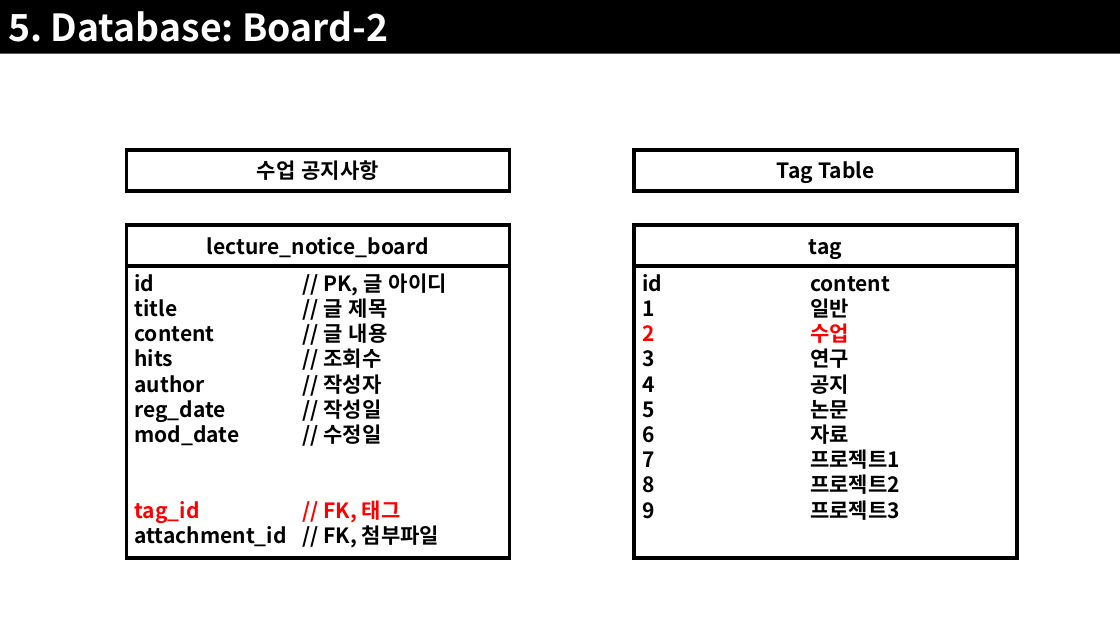
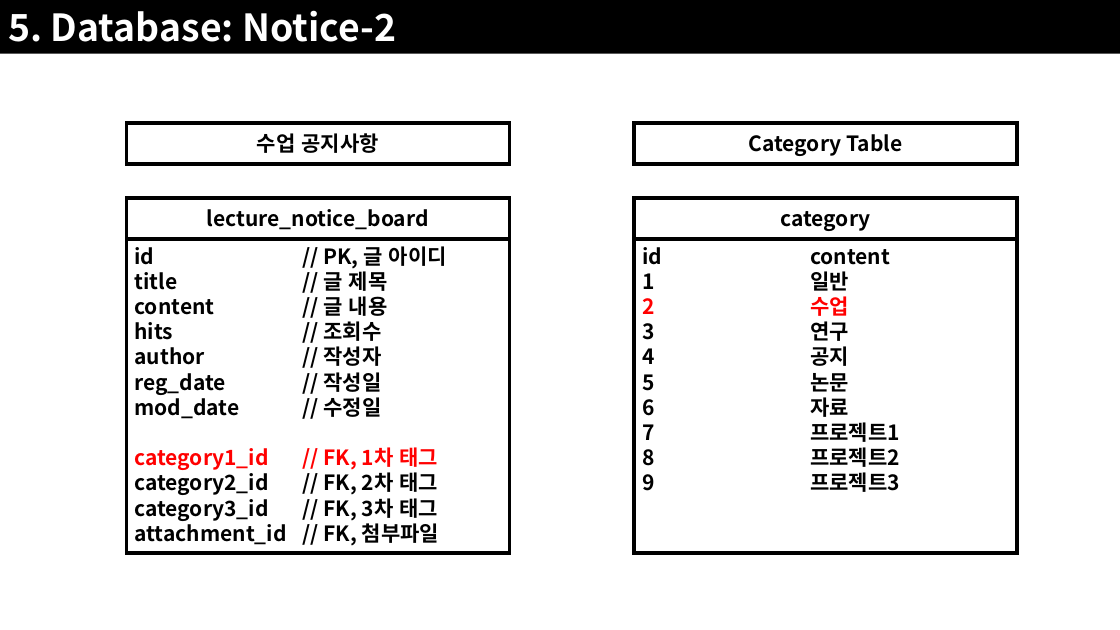
Before and after one commit to JoSihun/CGVR_Lab, a slide deck: slide 30 of documents/01_프로젝트_개발계획.pptx. Drawn at 1120x630 pixels with LibreOffice and Linux fonts; fonts in the diff are those of the drawing. Boxes give left, top, right and bottom in pixels: in the first picture for what was removed or moved away, otherwise in the second. Text is boxed around its words. In the diff, an @@ line names an element or a change of style, - is before the commit and + after.

```diff
--- a/documents/01_프로젝트_개발계획.pptx
+++ b/documents/01_프로젝트_개발계획.pptx
@@ text in rectangle at [8, 10, 396, 42]: text changed @@
-5. Database: Board-2
+5. Database: Notice-2
@@ 3 rectangles: place and size @@
-3 rectangles at [126, 150, 1017, 266]
+3 rectangles at [126, 123, 1017, 239]
@@ text in rectangle at [749, 134, 902, 156]: text changed @@
-Tag Table
+Category Table
@@ rectangle added at [634, 198, 1017, 239], outline #000000 3 pt, 18 pt, text #000000, bold @@
+category
@@ rectangle "id // PK, 글 아이디": place and size @@
-rectangle "id // PK, 글 아이디" at [126, 266, 509, 558]
+rectangle "id // PK, 글 아이디" at [126, 239, 509, 554]
@@ rectangle "id content": place and size @@
-rectangle "id content" at [634, 266, 1017, 558]
+rectangle "id content" at [634, 239, 1017, 554]
@@ rectangle removed at [634, 225, 1017, 266] @@
-tag
@@ text in rectangle at [135, 447, 438, 520]: text changed; text colour #FF0000 to #000000 @@
-tag_id // FK, 태그
+category1_id // FK, 1차 태그
+category2_id // FK, 2차 태그
+category3_id // FK, 3차 태그
```
Also in this commit, not shown: 7 other slides changed, 4 slides added, 1 slide removed, 5 other files.
